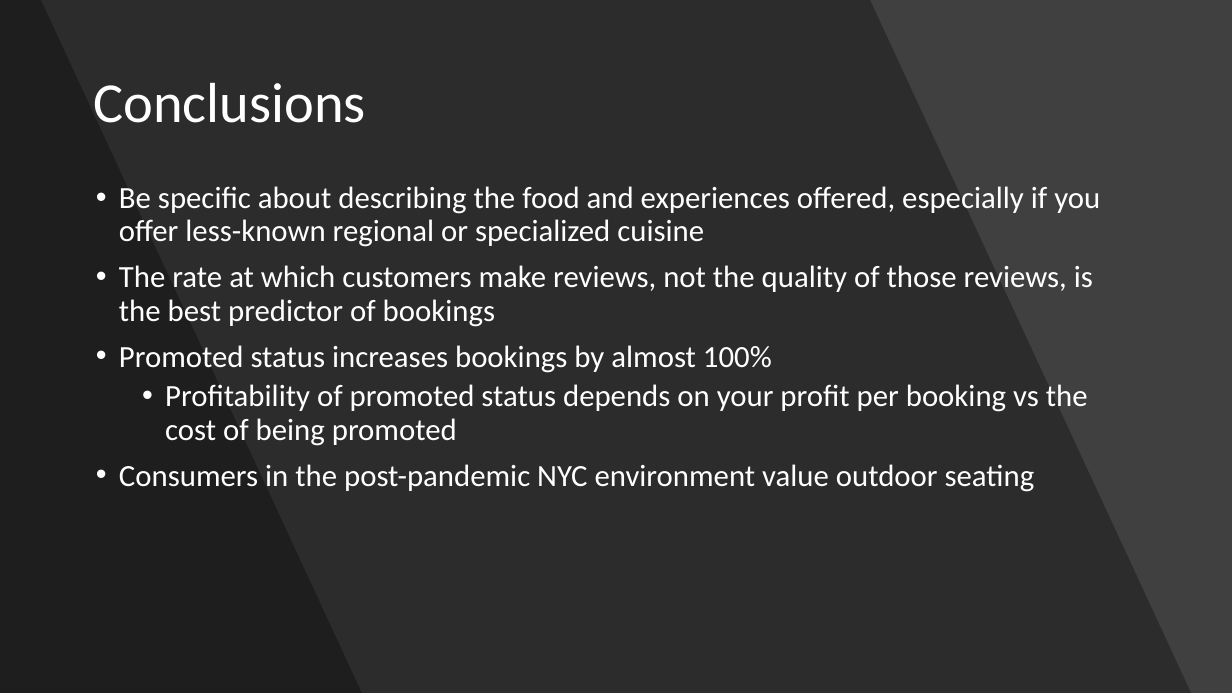
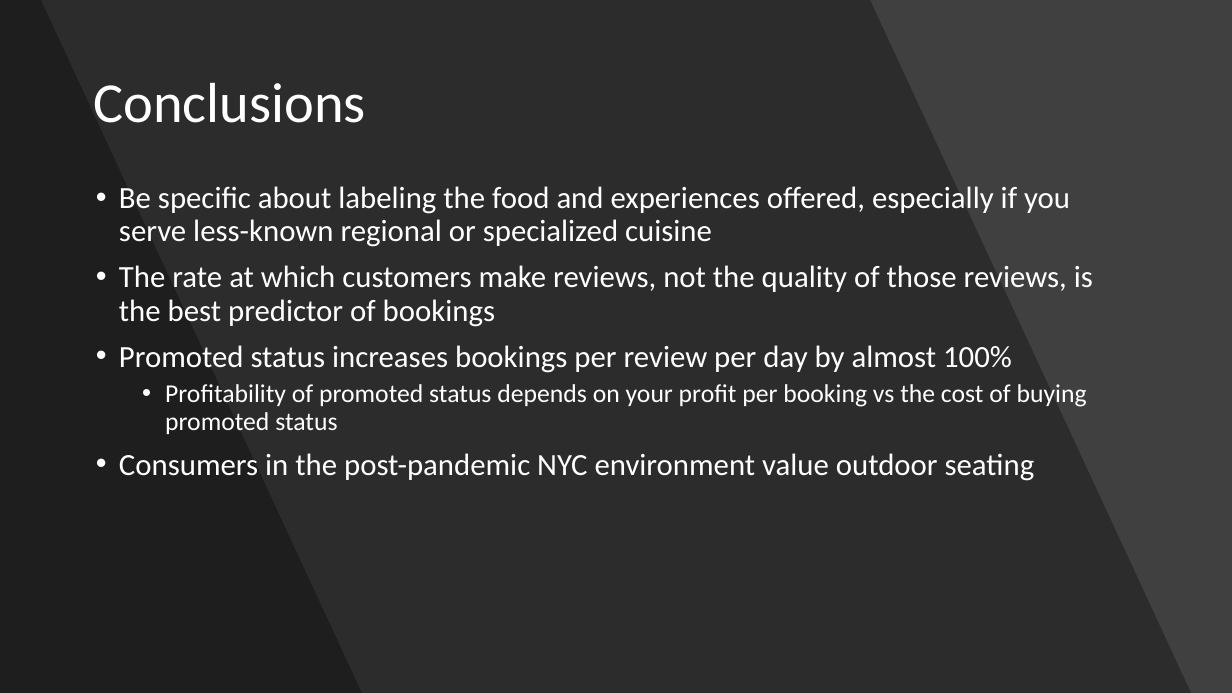
Before and after one commit to faymatt99/opentable_scraping_analysis, a slide deck: slide 21 of opentable_analysis_presentation.pptx. Drawn at 1232x693 pixels with LibreOffice and Linux fonts; fonts in the diff are those of the drawing. Boxes give left, top, right and bottom in pixels: in the first picture for what was removed or moved away, otherwise in the second. Text is boxed around its words. In the diff, an @@ line names an element or a change of style, - is before the commit and + after.

Commit message:
minor tweaks to presentation

```diff
--- a/opentable_analysis_presentation.pptx
+++ b/opentable_analysis_presentation.pptx
@@ text at (x1=119, y1=186, x2=1070, y2=247): text changed @@
-• Be specific about describing the food and experiences offered, especially if you offer less-known regional or specialized cuisine
+• Be specific about labeling the food and experiences offered, especially if you serve less-known regional or specialized cuisine
@@ text at (x1=119, y1=345, x2=1087, y2=434): text changed; size 24 to 20 pt @@
-• Promoted status increases bookings by almost 100%
-  • Profitability of promoted status depends on your profit per booking vs the cost of being promoted
+• Promoted status increases bookings per review per day by almost 100%
+  • Profitability of promoted status depends on your profit per booking vs the cost of buying promoted status
```
Also in this commit, not shown: 15 other slides changed, 2 slides added, 2 slides removed, 2 other files.
